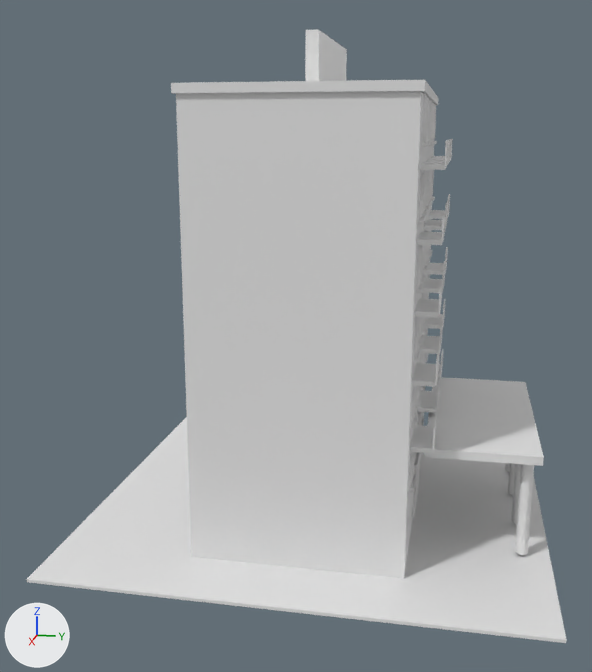
The glTF model assets/models/hotel.glb as it was, and as the next commit left it.
Before and after are seen from a 50 mm camera at (14.22, 2.3, 6.64) aimed at (0.32, -0.48, 3.17). Every picture has the same lights, and +X, +Y and +Z are marked at lower left. The picture after the commit comes second. Where no turn or scale is listed for an object, it has been applied to the vertices. Vertices at exactly the same position are counted once.

Names of what the first picture shows: 'Hotel'.
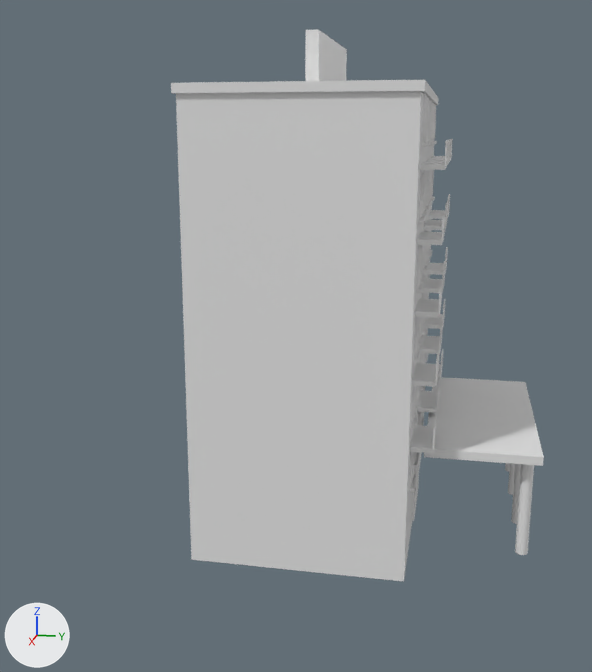
Changed parts and their boxes [x1, y1, x2, y2] in the pictures (592 x 672 px):
'Hotel', reshaped (31% narrower, 10% shorter): before [26, 30, 567, 643]; after [171, 30, 544, 581]
part 1 of me_hotel, deleted: before [26, 417, 567, 643]

Diff of the bpy script that builds the scene:
```diff
--- a/assets/models/hotel.glb.py
+++ b/assets/models/hotel.glb.py
@@ me_hotel @@
 # used by ob_hotel; location = (0.0, 0.0, 0.0)
-me_hotel.from_pydata(...)  # 3000 vertices, 4516 faces; spans x -3.95..3.95, y -3.95..3.95, z 0.0..8.15
+me_hotel.from_pydata(...)  # 2992 vertices, 4504 faces; spans x -2.85..2.85, y -1.77..3.7, z 0.0..8.15
+# me_hotel part 1: the loose piece of 8 vertices spanning x -3.95..3.95, y -3.95..3.95, z 0.0..0.05 is deleted
 me_hotel.materials.append(mat_unit)
```
